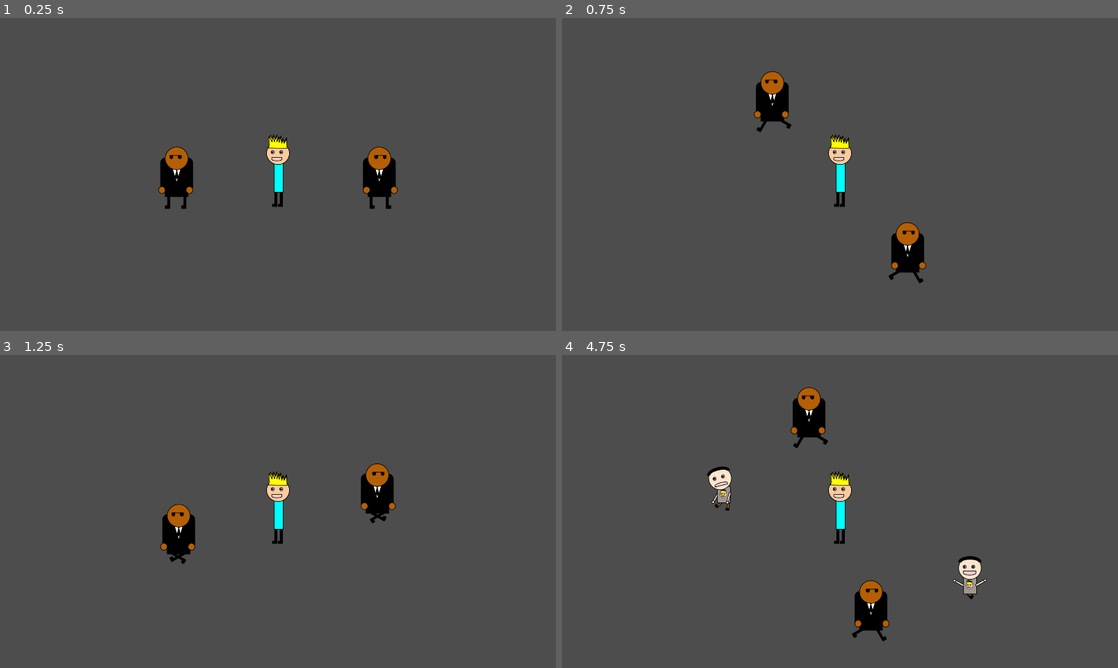
Above: before the commit, frames 1-4 (two rows, left to right).
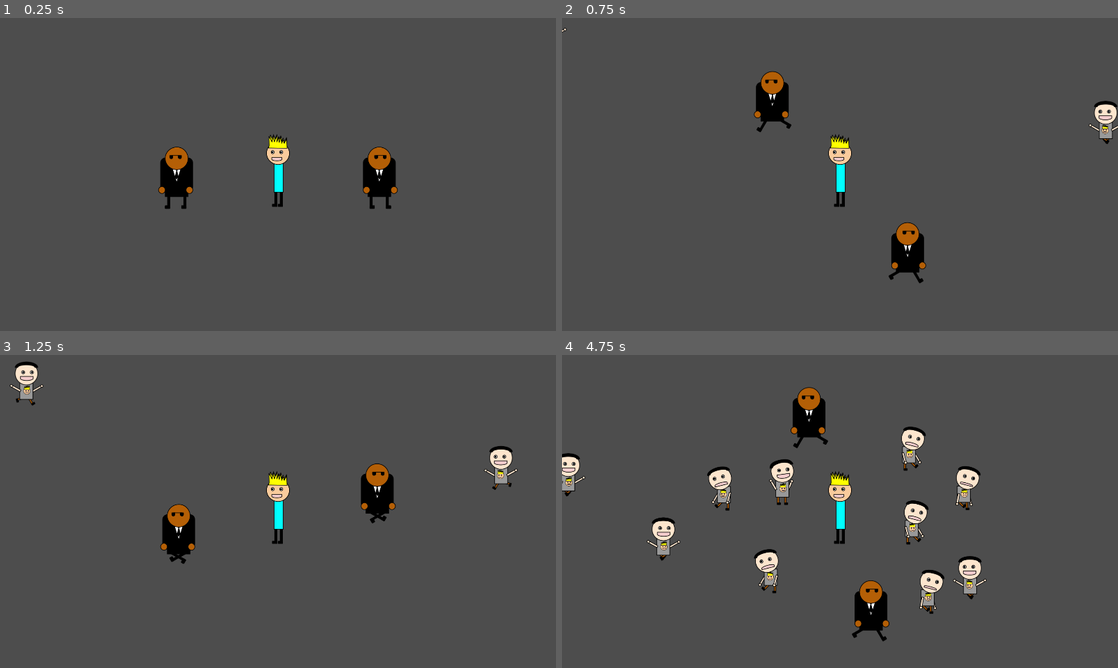
Above: after the commit, the same moments.

Repository: Spiraling-Time/Professional_Development
Game: Godot game, scene res://game_stuff/Scenes/world.tscn
Same seed, same stepped clock (60 frames per second), same inputs: the game is played once before the commit and once after it.
Inputs:
- Up to frame 1 (0.25 s): no input
- Up to frame 2 (0.75 s): tap Enter at 0.5 s; hold D (right) from 0.53 s (still down)
- Up to frame 3 (1.25 s): keep holding D (right)
- Up to frame 4 (4.75 s): release D (right) at 1.28 s; hold A (left) 1.28-2.03 s; hold D (right) 2.03-3.53 s; hold A (left) from 3.53 s (still down)

Frame 1 is identical in both runs. In frame 2, 0.4% of the frame differs, in the area x 0-100%, y 3-41%; in frame 3, 0.8%; in frame 4, 3.2%, in the area x 0-76%, y 22-83%.

Commit message:
people lose collision after being rejected

Diff:
--- a/game_stuff/Code/fan_1.gd
+++ b/game_stuff/Code/fan_1.gd
@@ -28,8 +28,8 @@
 func turn_away():
 	mode = "RETREAT"
 	scale.x = -1
-
-
+	set_collision_layer_value(1, false)
+	set_collision_mask_value(1, false)
 func move():
 	velocity = dir*speed
 	move_and_slide()
--- a/game_stuff/Scenes/body_guard.tscn
+++ b/game_stuff/Scenes/body_guard.tscn
@@ -64,6 +64,8 @@
 size = Vector2(82, 137)
 
 [node name="BodyGuard" type="Area2D"]
+collision_layer = 2
+collision_mask = 2
 script = ExtResource("1_qnro6")
 
 [node name="AnimationPlayer" type="AnimationPlayer" parent="."]
--- a/game_stuff/Scenes/fan_1.tscn
+++ b/game_stuff/Scenes/fan_1.tscn
@@ -98,6 +98,7 @@
 size = Vector2(48, 67)
 
 [node name="Fan1" type="CharacterBody2D"]
+collision_layer = 3
 script = ExtResource("1_1u1xs")
 
 [node name="Sprite2D" type="Sprite2D" parent="."]
--- a/game_stuff/Scenes/world.tscn
+++ b/game_stuff/Scenes/world.tscn
@@ -28,7 +28,59 @@
 position = Vector2(-1619, -321)
 scale = Vector2(-1, 1)
 
+[node name="Fan7" parent="Spawner" instance=ExtResource("3_jnm5b")]
+position = Vector2(-2014, 335)
+scale = Vector2(-1, 1)
+
+[node name="Fan8" parent="Spawner" instance=ExtResource("3_jnm5b")]
+position = Vector2(-1238, 1055)
+scale = Vector2(-1, 1)
+
+[node name="Fan9" parent="Spawner" instance=ExtResource("3_jnm5b")]
+position = Vector2(-1202, -605)
+scale = Vector2(-1, 1)
+
+[node name="Fan10" parent="Spawner" instance=ExtResource("3_jnm5b")]
+position = Vector2(-2350, -302)
+scale = Vector2(-1, 1)
+
+[node name="Fan11" parent="Spawner" instance=ExtResource("3_jnm5b")]
+position = Vector2(-2483, 57)
+scale = Vector2(-1, 1)
+
+[node name="Fan12" parent="Spawner" instance=ExtResource("3_jnm5b")]
+position = Vector2(-2911, -174)
+scale = Vector2(-1, 1)
+
+[node name="Fan13" parent="Spawner" instance=ExtResource("3_jnm5b")]
+position = Vector2(-3280, -80)
+scale = Vector2(-1, 1)
+
+[node name="Fan14" parent="Spawner" instance=ExtResource("3_jnm5b")]
+position = Vector2(-1871, 3294)
+scale = Vector2(-1, 1)
+
+[node name="Fan15" parent="Spawner" instance=ExtResource("3_jnm5b")]
+position = Vector2(-2989, 3890)
+scale = Vector2(-1, 1)
+
+[node name="Fan16" parent="Spawner" instance=ExtResource("3_jnm5b")]
+position = Vector2(-4254, 3864)
+scale = Vector2(-1, 1)
+
 [node name="Fan2" parent="Spawner" instance=ExtResource("3_jnm5b")]
 position = Vector2(1709, 897)
 
+[node name="Fan3" parent="Spawner" instance=ExtResource("3_jnm5b")]
+position = Vector2(1501, 224)
+
+[node name="Fan4" parent="Spawner" instance=ExtResource("3_jnm5b")]
+position = Vector2(1137, -215)
+
+[node name="Fan5" parent="Spawner" instance=ExtResource("3_jnm5b")]
+position = Vector2(1212, -1096)
+
+[node name="Fan6" parent="Spawner" instance=ExtResource("3_jnm5b")]
+position = Vector2(1201, 1089)
+
 [connection signal="body_entered" from="OnTheTeam" to="." method="_on_on_the_team_body_entered"]
